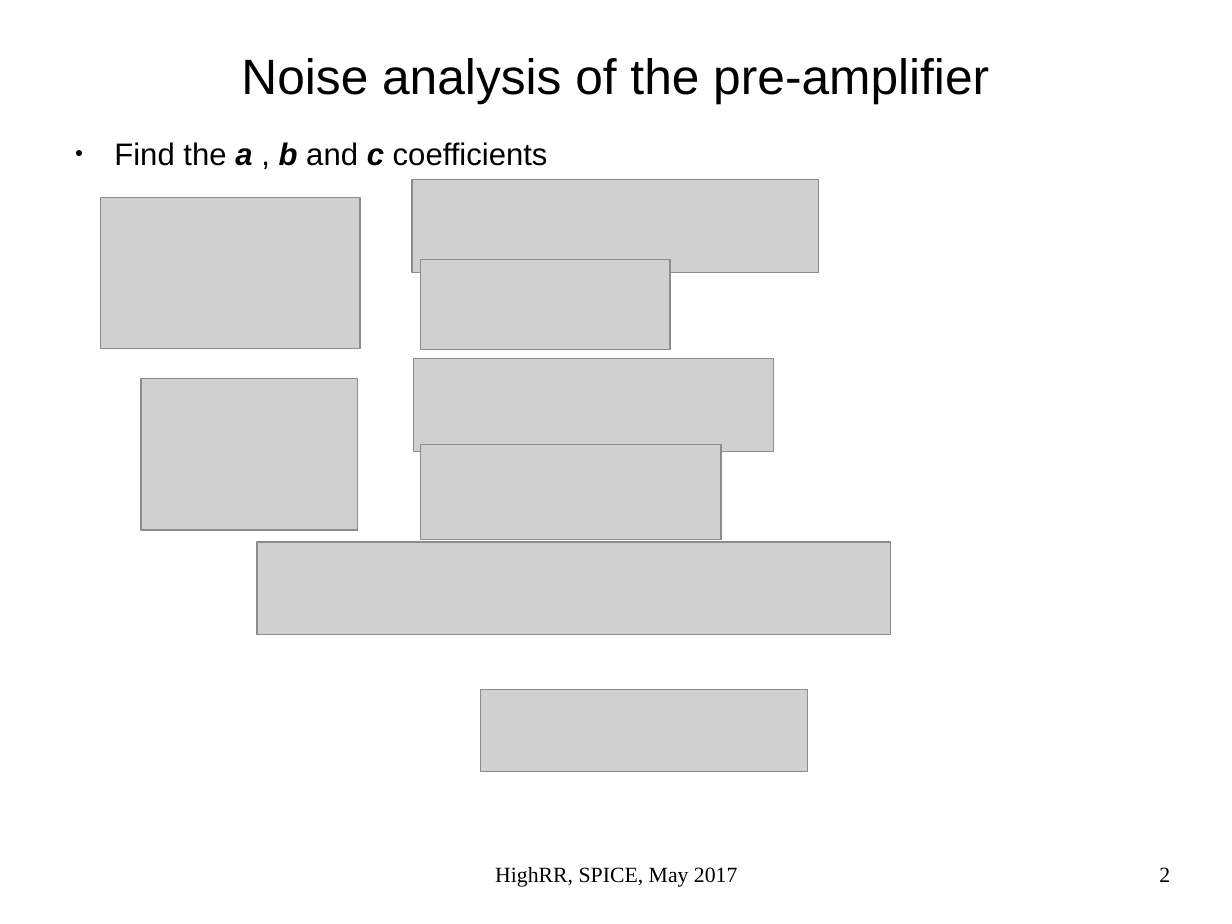
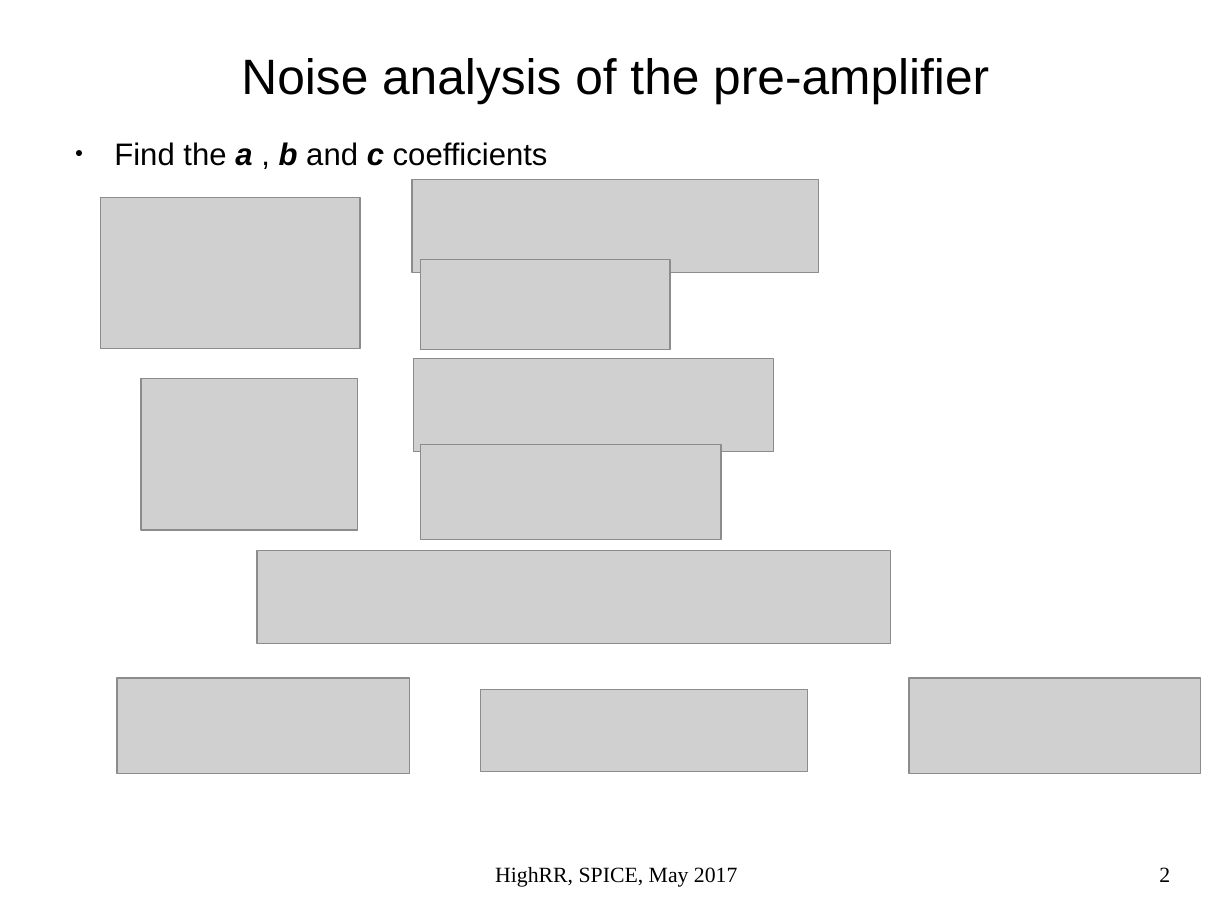
Before and after one commit to yuanzx10/slides, a slide deck: slide 2 of HighRR_Handson_2017/Day3_HandsOn_Solutions.odp. Drawn at 1232x924 pixels with LibreOffice and Linux fonts; fonts in the diff are those of the drawing; grey boxes stand for pictures. Boxes give left, top, right and bottom in pixels: in the first picture for what was removed or moved away, otherwise in the second. Text is boxed around its words. In the diff, an @@ line names an element or a change of style, - is before the commit and + after.

```diff
--- a/HighRR_Handson_2017/Day3_HandsOn_Solutions.odp
+++ b/HighRR_Handson_2017/Day3_HandsOn_Solutions.odp
@@ picture: place and size @@
-picture at <box>257,542,891,635</box>
+picture at <box>257,551,891,644</box>
@@ picture added at <box>117,679,410,774</box> @@
@@ picture added at <box>909,679,1201,774</box> @@
```
Also in this commit, not shown: 2 other slides changed, 2 slides added, 1 other file.
